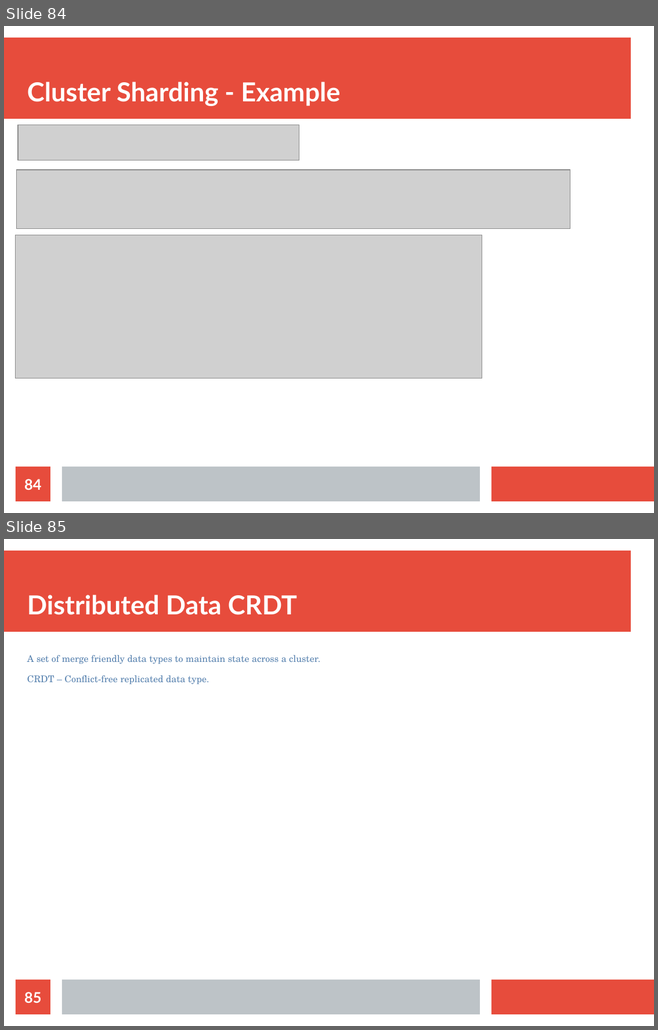
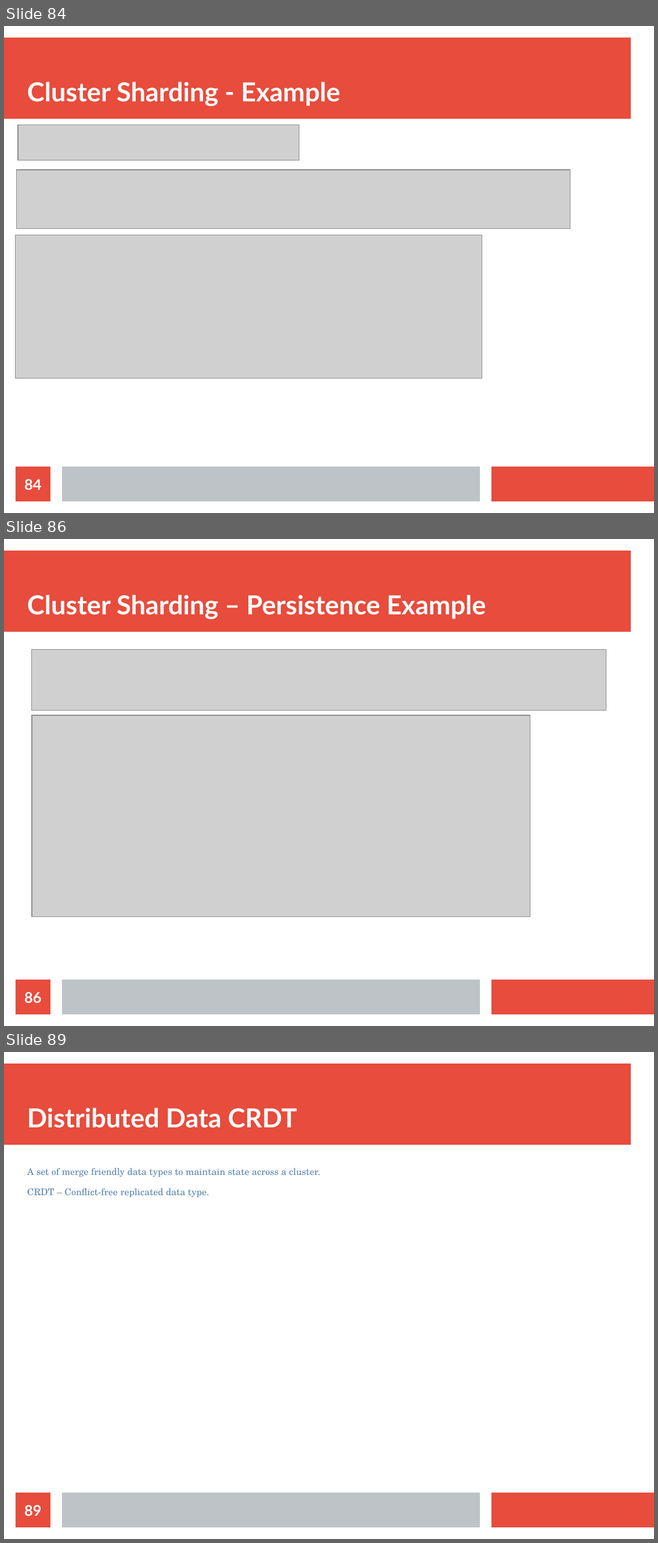
Before and after one commit to bytemania/akka-java-cluster, a slide deck: src/main/resources/res/presentation.odp. Shown one above the other, each under a label of ours: slides 84 and 85 before the commit, slides 84, 86 and 89 after it; the slides between them are not shown. The pictures are 658x1030 and 658x1543 pixels, drawn with LibreOffice and Linux fonts; fonts in the diff are those of the drawing; grey boxes stand for pictures. Boxes give left, top, right and bottom in pixels: in the first picture for what was removed or moved away, otherwise in the second. Text is boxed around its words. In the diff, an @@ line names an element or a change of style, - is before the commit and + after.

Commit message:
sharding persistence

```diff
--- a/src/main/resources/res/presentation.odp
+++ b/src/main/resources/res/presentation.odp
@@ slide 86 added at [4, 539, 654, 1026], background #FFFFFF; not listed: 3 template elements that a slide beside it also shows @@
@@ title added at [27, 595, 485, 619], 32 pt, text #FFFFFF, bold @@
+Cluster Sharding – Persistence Example
@@ picture added at [32, 649, 606, 711] @@
@@ picture added at [32, 715, 530, 917] @@
@@ page number added at [16, 980, 50, 1015], fill #E74C3C, 18 pt, text #FFFFFF, bold @@
+86
@@ what was slide 85 is now slide 89 @@
@@ page number at [24, 1505, 41, 1516]: text changed @@
-85
+89
```
Also in this commit, not shown: 7 slides changed, 3 other slides added, 8 other files.
